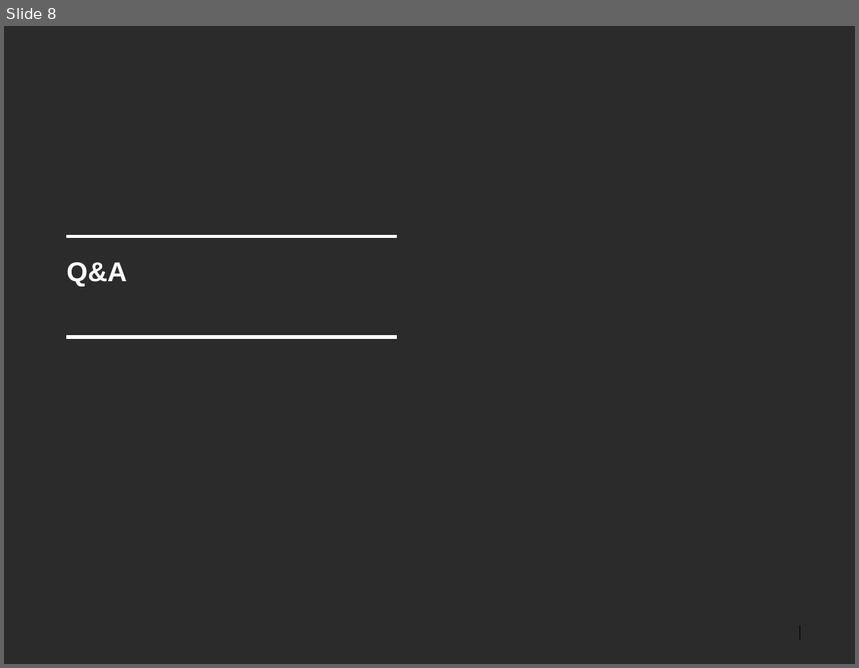
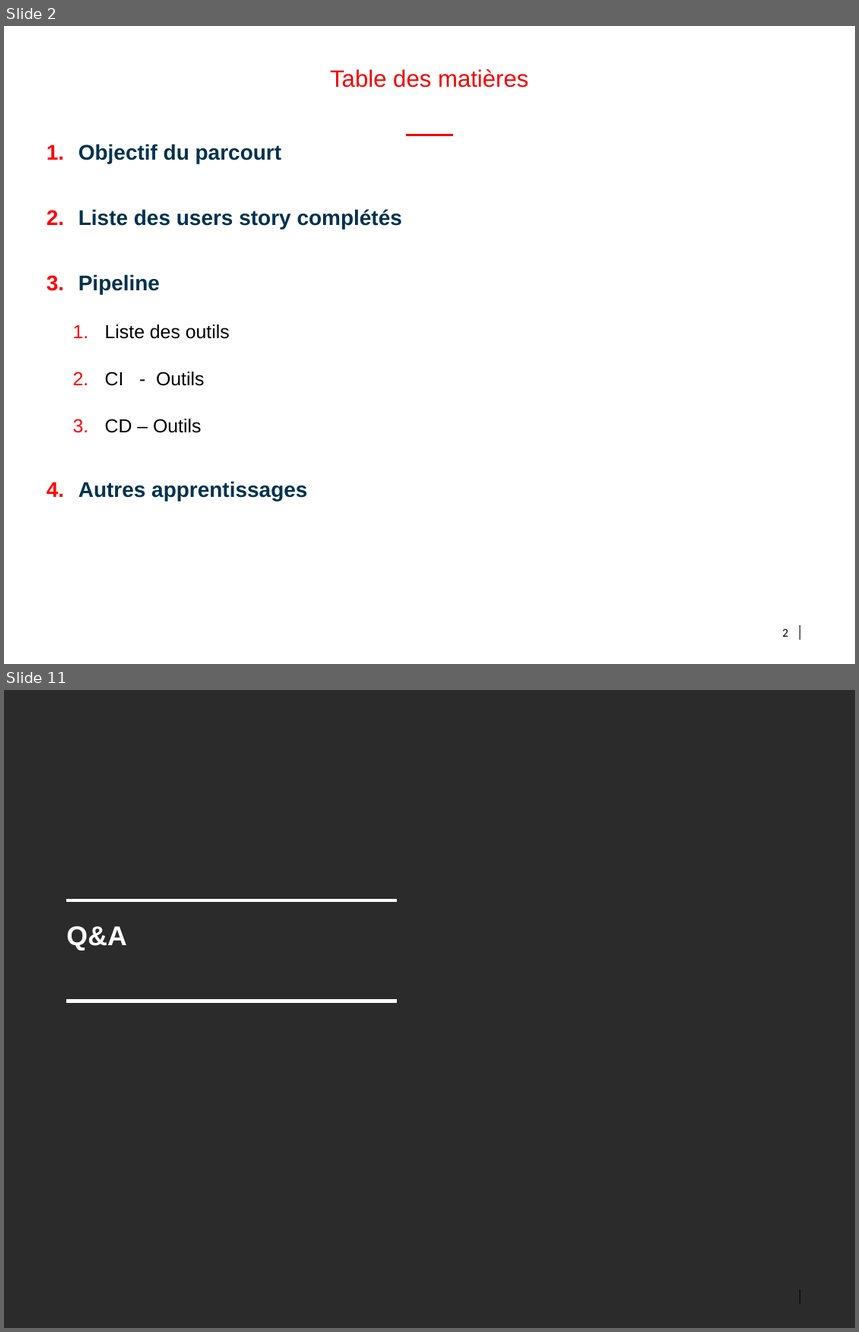
Before and after one commit to bnclab13/devops, a slide deck: doc/Presentation.pptx. Shown one above the other, each under a label of ours: slide 8 before the commit, slides 2 and 11 after it; the slides between them are not shown. The pictures are 859x668 and 859x1332 pixels, drawn with LibreOffice and Linux fonts; fonts in the diff are those of the drawing; background and template pictures are left out; a plain dark background stands for a picture behind light text. Boxes give left, top, right and bottom in pixels: in the first picture for what was removed or moved away, otherwise in the second. Text is boxed around its words. In the diff, an @@ line names an element or a change of style, - is before the commit and + after.

```diff
--- a/doc/Presentation.pptx
+++ b/doc/Presentation.pptx
@@ slide 2 added at (4, 26, 855, 664), background #FFFFFF; not listed: 2 template elements that a slide beside it also shows @@
@@ title added at (330, 69, 528, 88), 20 pt, text #F50000 @@
+Table des matières
@@ line added from (406, 135) to (453, 135), #F50000 2 pt @@
@@ text added at (78, 144, 402, 501), 18 pt, text #00324D, bold @@
+1. Objectif du parcourt
+2. Liste des users story complétés
+3. Pipeline
+  1. Liste des outils
+  2. CI - Outils
+  3. CD – Outils
+4. Autres apprentissages
@@ page number added at (782, 629, 788, 637), 10 pt, text #000000 @@
+2
@@ what was slide 8 is now slide 11 @@
```
Also in this commit, not shown: 3 slides changed, 6 other slides added, 4 slides removed.
